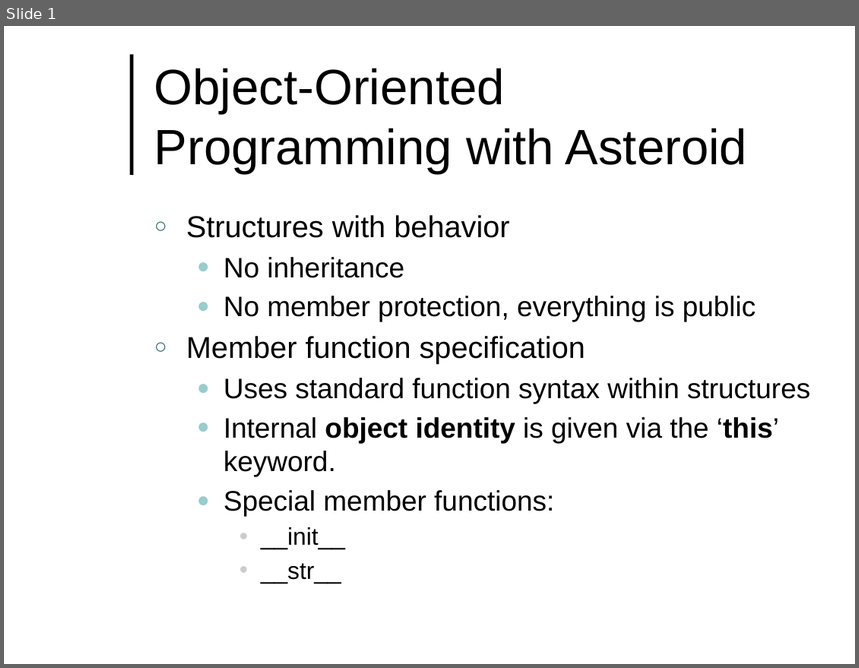
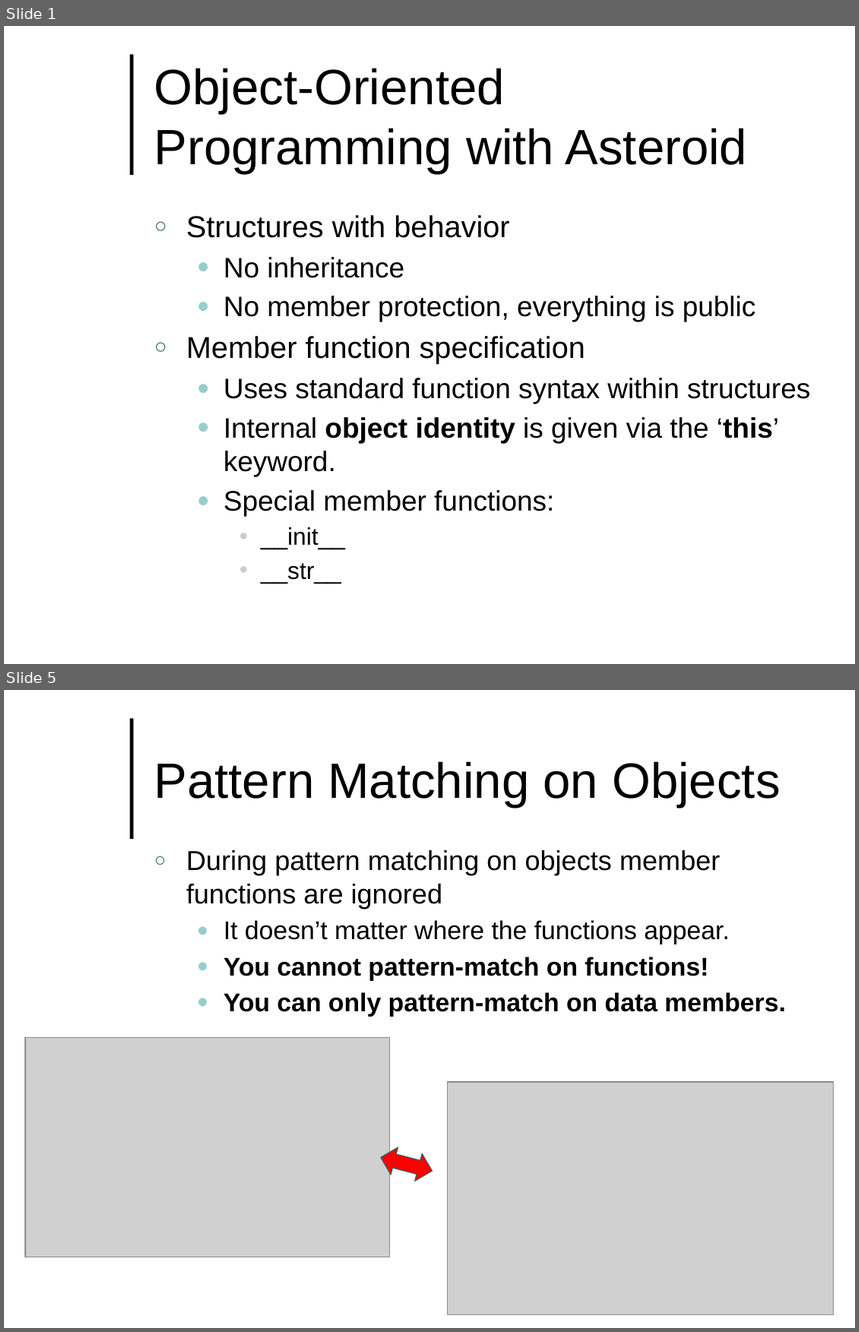
Before and after one commit to lutzhamel/CSC493, a slide deck: notes/csc493-ln009.pptx. Shown one above the other, each under a label of ours: slide 1 before the commit, slides 1 and 5 after it; the slides between them are not shown. The pictures are 859x668 and 859x1332 pixels, drawn with LibreOffice and Linux fonts; fonts in the diff are those of the drawing; grey boxes stand for pictures; background and template pictures are left out. Boxes give left, top, right and bottom in pixels: in the first picture for what was removed or moved away, otherwise in the second. Text is boxed around its words. In the diff, an @@ line names an element or a change of style, - is before the commit and + after.

```diff
--- a/notes/csc493-ln009.pptx
+++ b/notes/csc493-ln009.pptx
@@ slide 5 added at [4,690,855,1328], background #FFFFFF; not listed: 1 template element that a slide beside it also shows @@
@@ title added at [154,761,780,808], 42 pt, text #000000 @@
+Pattern Matching on Objects
@@ text added at [186,850,786,1017], 21.7 pt, text #000000 @@
+○ During pattern matching on objects member functions are ignored
+  ● It doesn’t matter where the functions appear.
+  ● You cannot pattern-match on functions!
+  ● You can only pattern-match on data members.
@@ picture added at [25,1037,389,1257] @@
@@ picture added at [448,1082,834,1315] @@
@@ left right arrow added at [378,1144,436,1185], fill #FF0000, outline #336666 0.75 pt @@
```
Also in this commit, not shown: 2 slides changed, 6 other slides added, 12 other files.
